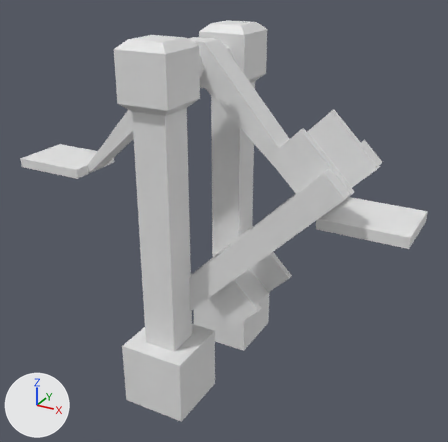
A saved change to the FBX model Assets/resources/meshes/filter_spliiter.fbx.
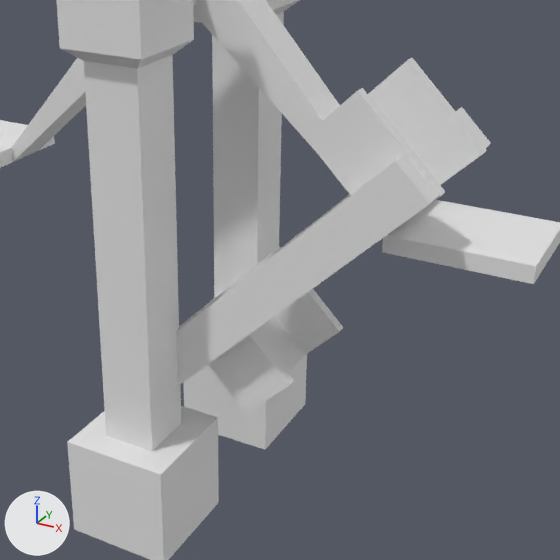
Each version is shown whole from a camera (50 mm lens) standing at (2.25, -3.74, 3.17) and looking at (0.16, 0.06, 1.27), then close up on the part from 18% to 95% of the width and 17% to 95% of the height. Arrows for +X, +Y and +Z are at lower left; the lights stay in place. Where no turn or scale is listed for an object, it has been applied to the vertices.

The older version as bpy lines, for what is in view:
```python
me_cube_001 = bpy.data.meshes.new('Cube.001')
me_cube_001.from_pydata(...)  # 64 vertices, 52 faces; spans x -0.25..0.25, y -1.25..0.25, z -0.5..2.17
me_cube_007 = bpy.data.meshes.new('Cube.007')
me_cube_007.from_pydata(...)  # 48 vertices, 44 faces; spans x -0.81..0.35, y -0.3..0.3, z -1.21..0.35
me_cube_009 = bpy.data.meshes.new('Cube.009')
me_cube_009.from_pydata(...)  # 16 vertices, 12 faces; spans x -0.221..1.131, y -0.05..0.75, z -0.361..1.131
# before: 1 (0.99, -0.05, 1.131) at pixel (395, 160), 3 (0.99, 0.05, 1.131) at pixel (405, 153), 5 (1.131, -0.05, 0.99) at pixel (429, 203), 7 (1.131, 0.05, 0.99) at pixel (438, 195)
# before: 9 (0.99, 0.65, 1.131) at pixel (454, 112), 11 (0.99, 0.75, 1.131) at pixel (461, 106), 13 (1.131, 0.65, 0.99) at pixel (484, 149), 15 (1.131, 0.75, 0.99) at pixel (491, 143)
ob_stops = bpy.data.objects.new('stops', me_cube_007)
ob_stops.location = (0.886, 0.0, 1.814)
ob_support = bpy.data.objects.new('support', me_cube_001)
ob_support.location = (0.0, 0.5, 0.5)
ob_support_001 = bpy.data.objects.new('support.001', me_cube_009)
ob_support_001.location = (0.098, -0.35, 0.824)
# also in view: 'scales' at (0.0, 0.0, 2.06); 'support.002' at (0.0, 0.0, 1.36)
```
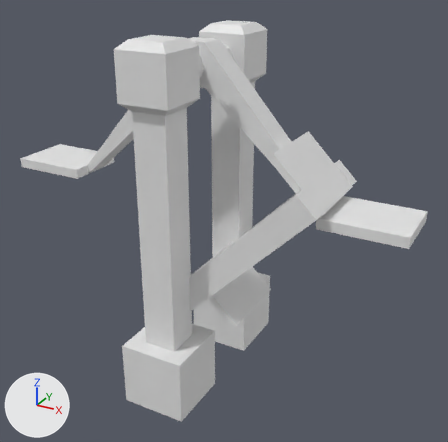
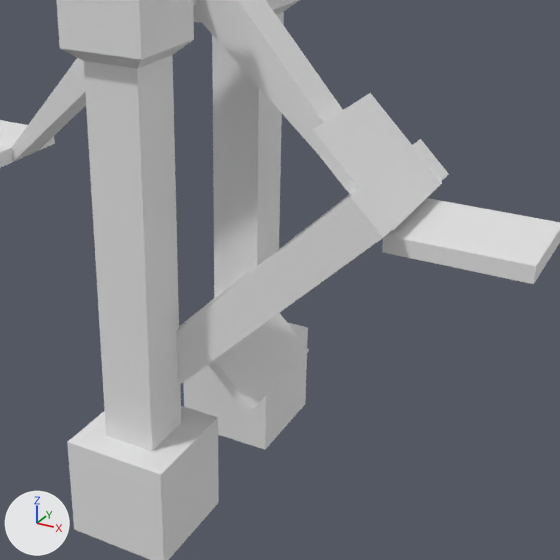
Where the change shows, as pixel boxes (x1, y1, x2, y2) in the close-ups (560 x 560 px; the box of a moved part takes in the faces that stretch with it):
'stops', reshaped (15% narrower, 10% shorter)
    before: (179, 58, 487, 414)
    after: (179, 93, 442, 414)
'support.001', reshaped (13% narrower, 11% shorter)
    before: (176, 107, 491, 386)
    after: (176, 139, 449, 386)
part 1 of me_cube_009, moved or reshaped
    before: (186, 162, 438, 361)
    after: (186, 189, 392, 361)
part 2 of me_cube_009, moved or reshaped
    before: (281, 107, 491, 249)
    after: (249, 139, 449, 274)
part 3 of me_cube_007, cut back
    before: (319, 58, 487, 228)
    after: (319, 93, 442, 230)
part 4 of me_cube_007, cut back
    before: (181, 247, 344, 409)
    after: (181, 272, 309, 409)

What the commit changed:
me_cube_009 has 16 vertices, 12 faces and spans x -0.221..1.131, y -0.05..0.75, z -0.361..1.131.
me_cube_009 is used by ob_support_001; location (0.098, -0.35, 0.824).
Part 1, on me_cube_009:
Vertices 1, 3, 5, 7 of me_cube_009 move by (-0.17, 0.0, -0.17).
Part 2, on me_cube_009:
Vertices 9, 11, 13, 15 of me_cube_009 move by (-0.17, 0.0, -0.17).
me_cube_007 is used by ob_stops; location (0.886, 0.0, 1.814).
me_cube_007 had 48 vertices, 44 faces and spanned x -0.81..0.35, y -0.3..0.3, z -1.21..0.35.
me_cube_007 now has 16 vertices, 12 faces and spans x -0.81..0.18, y -0.3..0.3, z -1.21..0.18.
Part 3, on me_cube_007:
16 vertices are removed from x -0.21..0.35, y -0.3..0.3, z -0.21..0.35.
20 faces are deleted.
4 new faces join them.
Part 4, on me_cube_007:
16 vertices are removed from x -0.81..-0.25, y -0.3..0.3, z -1.21..-0.65.
20 faces are deleted.
4 new faces join them.
